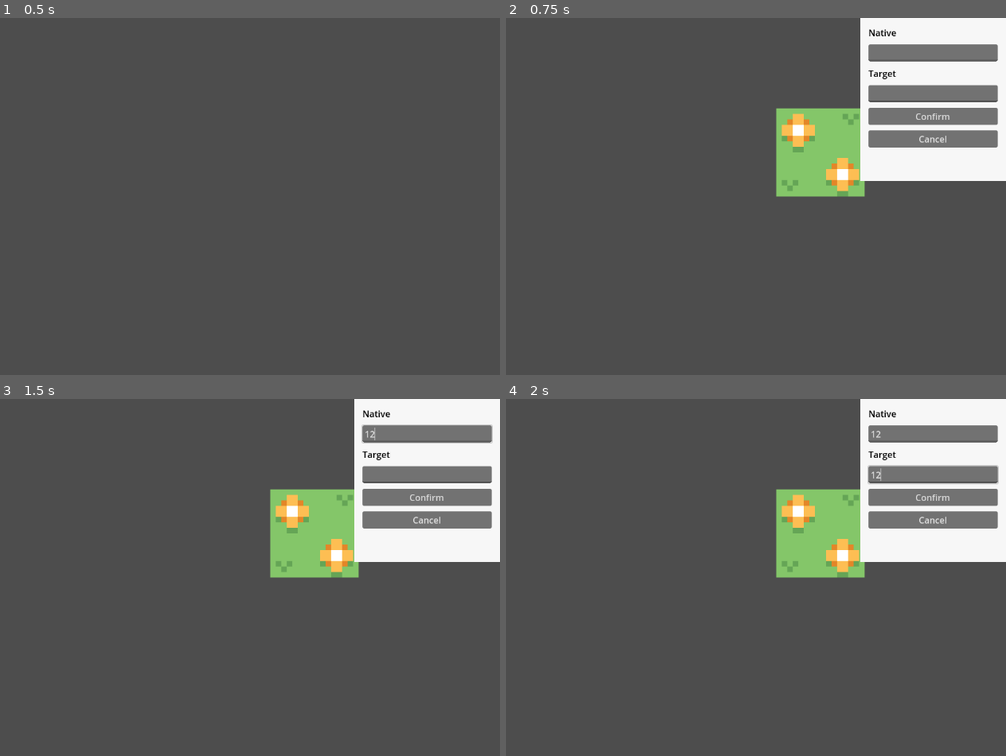
Above: before the commit, frames 1-4 (two rows, left to right).
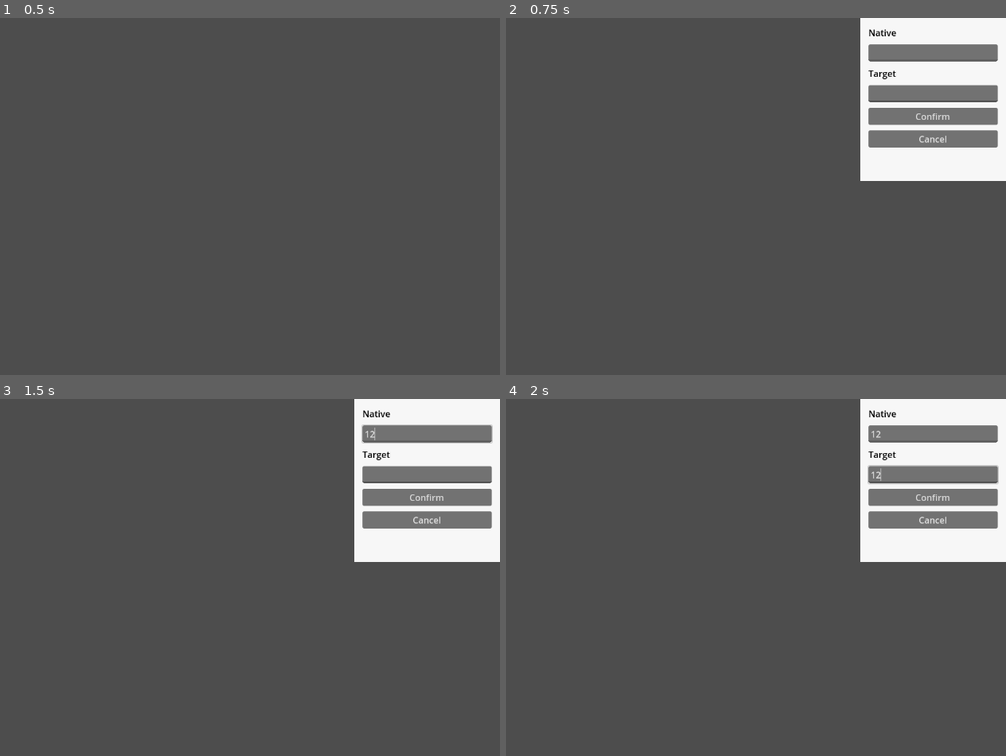
Above: after the commit, the same moments.

Repository: koljapluemer/vocab-city
Game: Godot game, scene res://scenes/Game.tscn
The game is run twice, just before and just after one commit, with the same random seed, the same clock (stepped at 60 frames per second) and the same inputs.
Inputs (mouse positions are in pixels of both pictures, inside the frame that each line leads up to):
- Up to frame 1 (0.5 s): no input
- Up to frame 2 (0.75 s): tap Enter at 0.5 s; move the mouse to (826, 178) at 0.52 s; right-click (826, 178) at 0.6 s; click (826, 178) at 0.67 s
- Up to frame 3 (1.5 s): click (425, 434) at 1.27 s; type "12" at 1.35 s
- Up to frame 4 (2 s): click (931, 473) at 1.5 s; type "12" at 1.58 s

Frame 1 is identical in both runs. In frame 2, 4.3% of the frame differs, in the area x 53-72%, y 25-51%; in frame 3, 4.3%; in frame 4, 4.3%.

Commit message:
kind of save and load the game

Diff:
--- a/scripts/Game.gd
+++ b/scripts/Game.gd
@@ -7,3 +7,6 @@
 	if (Input.is_action_just_pressed("mb_right")):
 		var pos = get_global_mouse_position()
 		grid.handle_right_click(pos)
+
+func _ready():
+	grid.load_grid()
--- a/scripts/Grid.gd
+++ b/scripts/Grid.gd
@@ -40,7 +40,7 @@
 	if get_cell_state(mapPos) == "none":
 		var cell = get_or_create_cell_at(mapPos)
 		cell.set_state_empty()
-		add_child(cell.node)
+		add_child(cell)
 	# make sidebar visible (except if player clicks activeCell, then hide)
 	if activeCellPos != mapPos:
 		$SideBar.show()
@@ -49,6 +49,7 @@
 		$SideBar.hide()
 		activeCellPos = null
 		grid[mapPos].set_inactive()
+	save_grid()
 
 func set_new_cell_active(mapPos):
 	if activeCellPos != null:
@@ -63,5 +64,33 @@
 	var native = $SideBar.get_node("Panel").get_node("Container").get_node("EditNative").text
 	var target = $SideBar.get_node("Panel").get_node("Container").get_node("EditTarget").text
 	cell.set_state_vocab(self, target, native)
-	# todo: awkward and prone to break
-	# add_child(cell.objects[0])
+
+
+
+# Saving and Loading
+func save_grid():
+	var save_game = FileAccess.open("user://vocab-city-grid.save", FileAccess.WRITE)
+	var save_grid = {}
+	# loop through grid and save each cell as sub-dictionary
+	for cell in grid:
+		save_grid[cell] = grid[cell].get_dict()
+	save_game.store_var(save_grid)
+	print("saved")
+
+func load_grid():
+
+	var path = "user://vocab-city-grid.save"
+	if not FileAccess.file_exists(path):
+		print("no save file found")
+		return
+
+	var save_game = FileAccess.open(path, FileAccess.READ)
+	var save_grid = save_game.get_var()
+	for cell in save_grid:
+		# create the correct cell
+		var cell_inst = get_or_create_cell_at(cell)
+		# set the state of the cell
+		if save_grid[cell]["state"] == "empty":
+			cell_inst.set_state_empty()
+		elif save_grid[cell]["state"] == "vocab":
+			cell_inst.set_state_vocab(self, save_grid[cell]["targetWord"], save_grid[cell]["nativeWord"])
--- a/scripts/classes/Cell.gd
+++ b/scripts/classes/Cell.gd
@@ -10,7 +10,7 @@
 
 var mapPos: Vector2
 var objects: Array
-var state
+var state = ""
 var targetWord = ""
 var nativeWord = ""
 var node: Sprite2D
@@ -70,3 +70,14 @@
 	isActive = false
 	if state == "empty":
 		node.set_texture(textureEmpty)
+
+## Saving
+
+func get_dict():
+	var dict = {
+		"mapPos": mapPos,
+		"state": state,
+		"targetWord": targetWord,
+		"nativeWord": nativeWord
+	}
+	return dict
